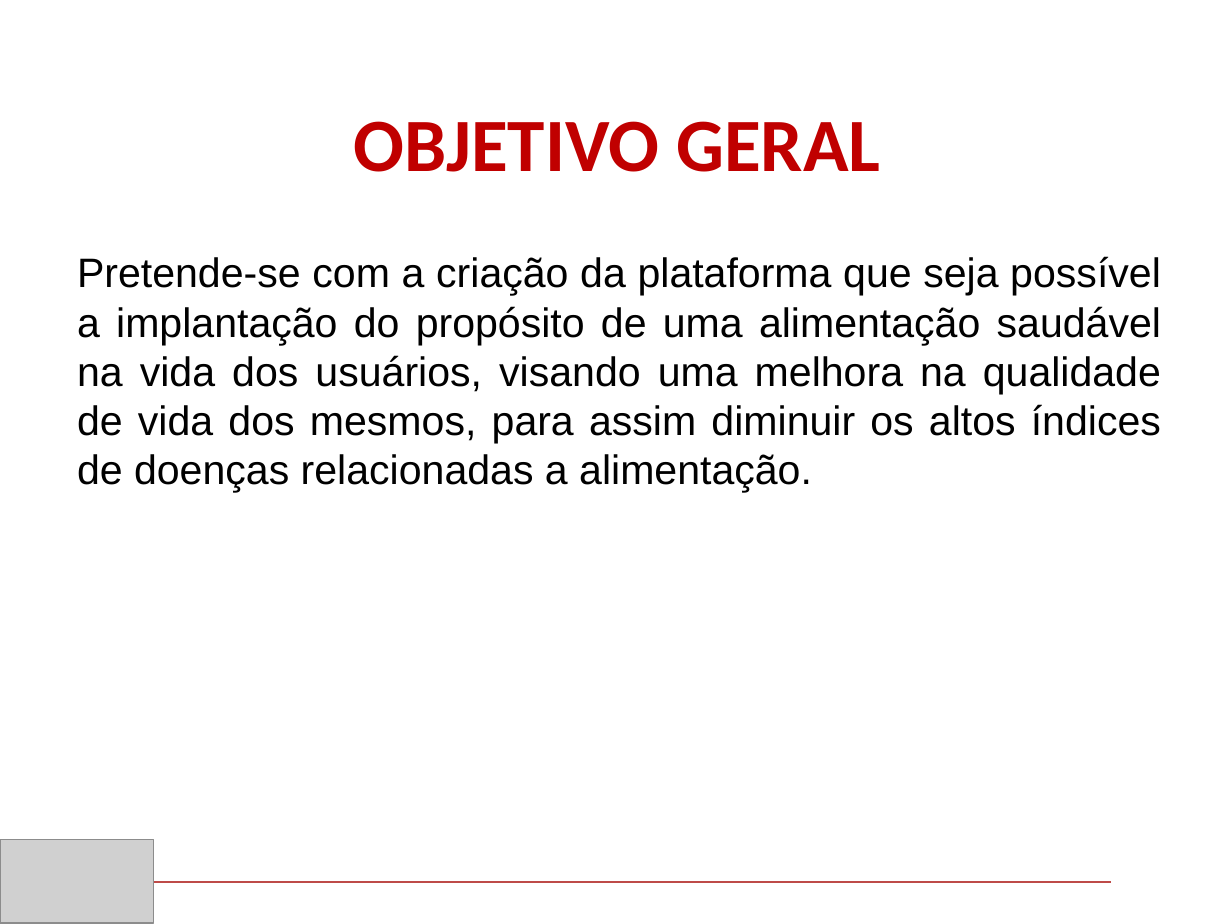
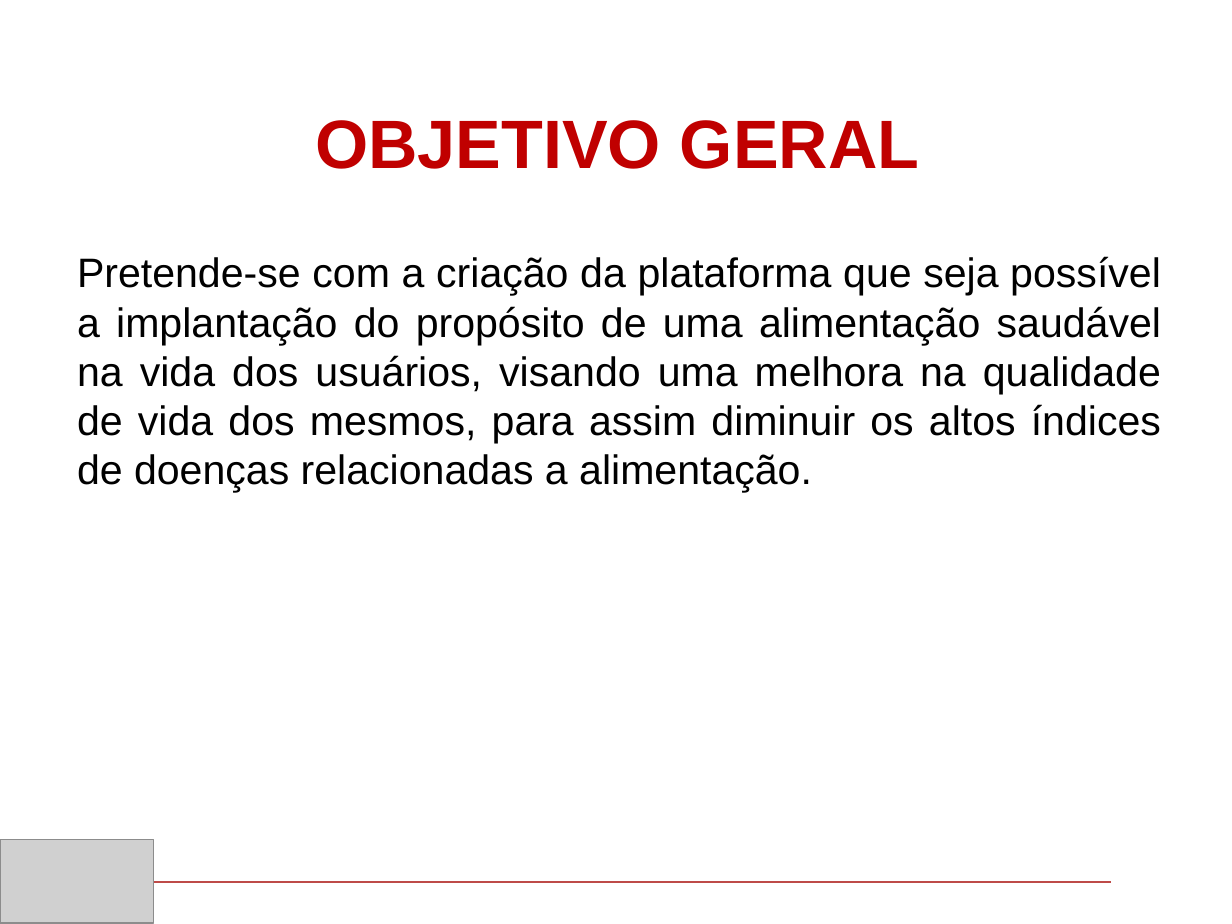
Before and after one commit to Ma2903/TCC--Escrito-e-design, a slide deck: slide 5 of powerpoint.pptx. Drawn at 1232x924 pixels with LibreOffice and Linux fonts; fonts in the diff are those of the drawing; grey boxes stand for pictures; background and template pictures are left out. Boxes give left, top, right and bottom in pixels: in the first picture for what was removed or moved away, otherwise in the second. Text is boxed around its words. In the diff, an @@ line names an element or a change of style, - is before the commit and + after.

```diff
--- a/powerpoint.pptx
+++ b/powerpoint.pptx
@@ title "OBJETIVO GERAL" at [315, 120, 919, 169]: size 44 to 40 pt, font Calibri to Arial @@
```
Also in this commit, not shown: 4 other slides changed, 7 slides added, 5 slides removed, 1 other file.
